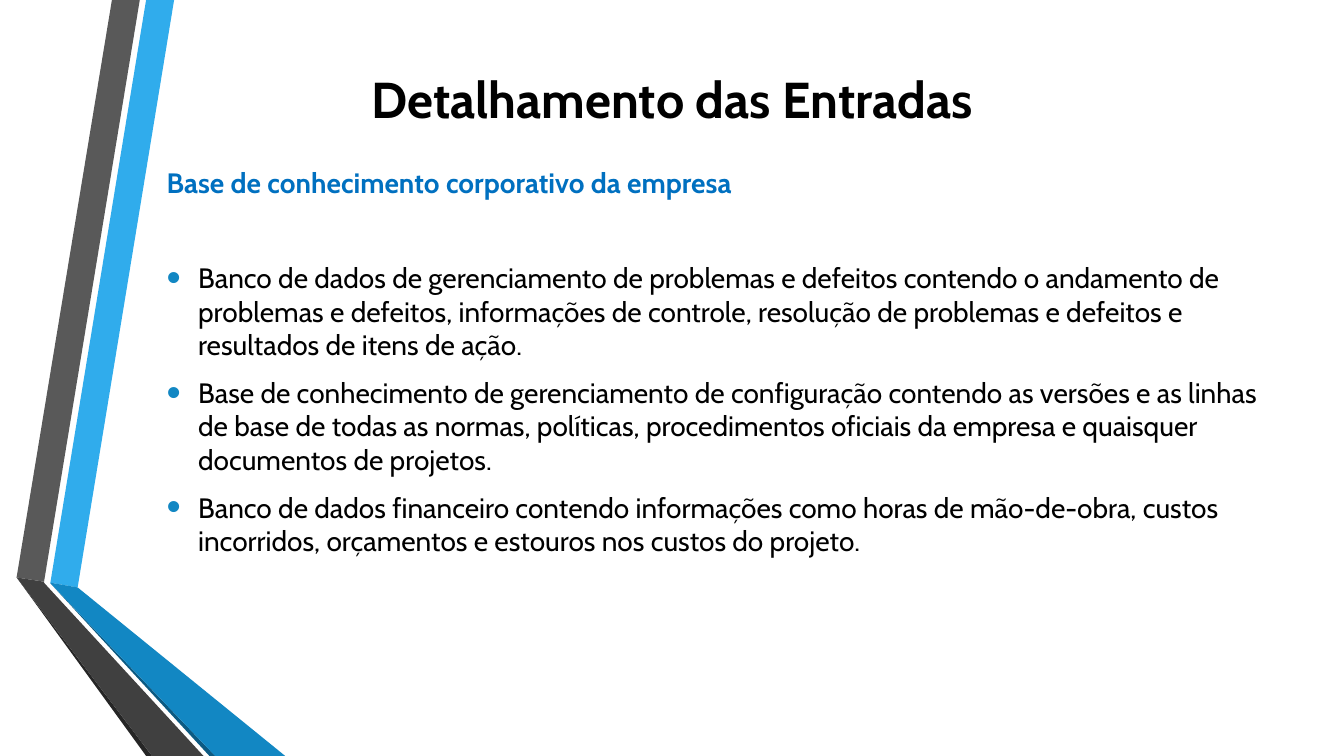
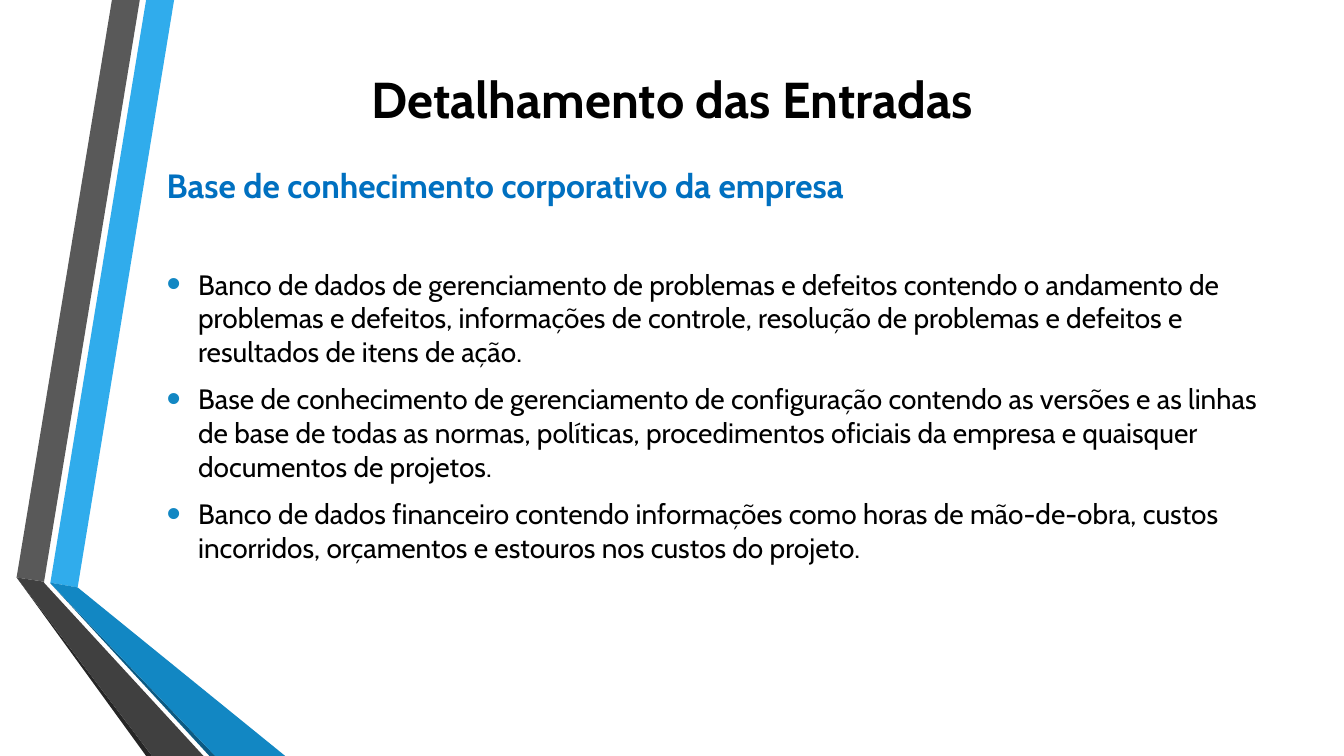
Before and after one commit to jharbes/ADMINISTRACAO-DE-REDES, a slide deck: slide 16 of RELATORIO PROVA P2/relatorio-pmbok-capitulo4-jharbes.pptx. Drawn at 1344x756 pixels with LibreOffice and Linux fonts; fonts in the diff are those of the drawing. Boxes give left, top, right and bottom in pixels: in the first picture for what was removed or moved away, otherwise in the second. Text is boxed around its words. In the diff, an @@ line names an element or a change of style, - is before the commit and + after.

```diff
--- a/RELATORIO PROVA P2/relatorio-pmbok-capitulo4-jharbes.pptx
+++ b/RELATORIO PROVA P2/relatorio-pmbok-capitulo4-jharbes.pptx
@@ text at bbox=[167, 172, 844, 206]: size 20 to 24 pt in "Base de conhecimento corporativo da empresa" @@
```
Also in this commit, not shown: 9 other slides changed.
